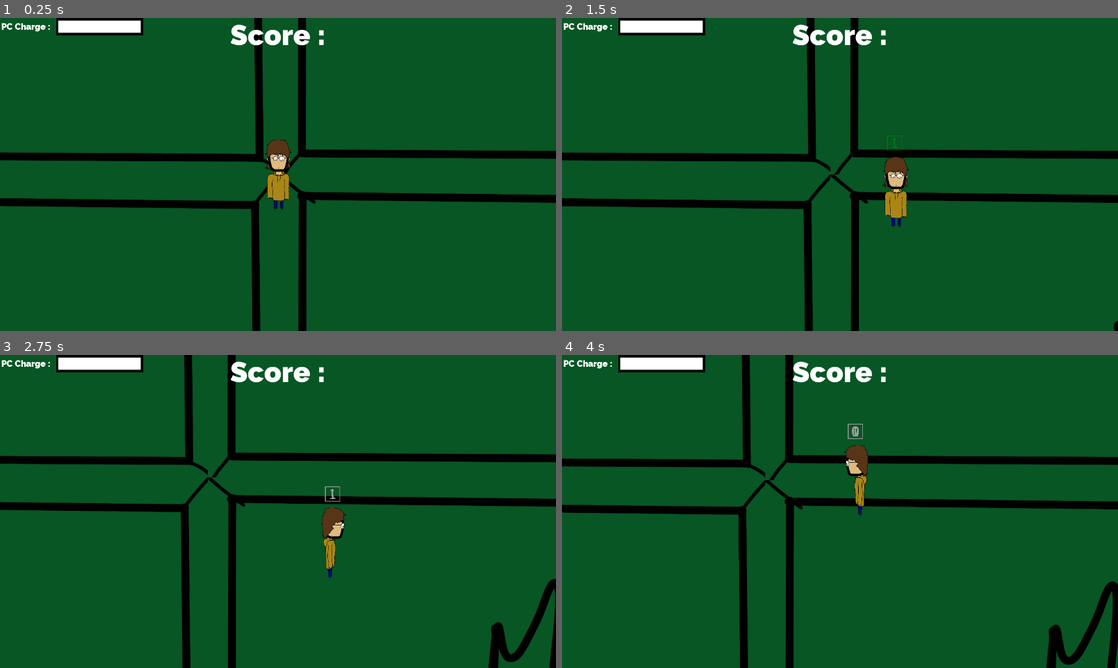
Above: before the commit, frames 1-4 (two rows, left to right).
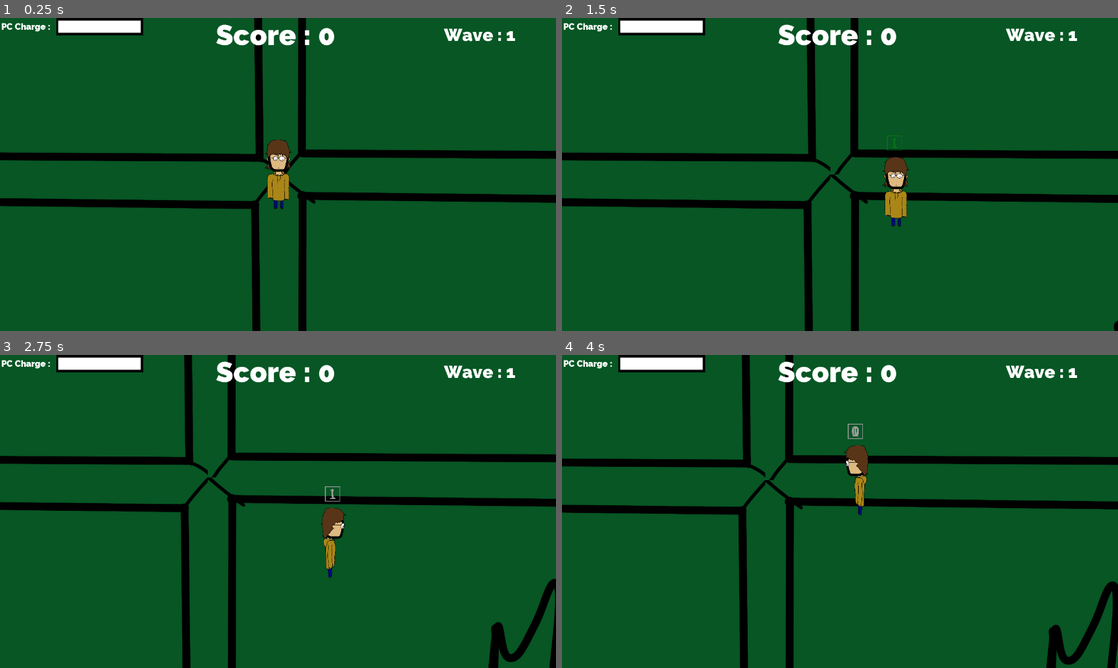
Above: after the commit, the same moments.

Repository: CeylenGames/5thAlakajam
Game: Godot game, scene res://World.tscn
Two runs of this game, one before a commit and one after it. Both use one fixed random seed, a clock stepped at 60 frames per second and the inputs below.
Inputs:
- Up to frame 1 (0.25 s): no input
- Up to frame 2 (1.5 s): tap Enter at 0.5 s; hold Right (ui_right) 0.53-1.28 s; tap Keypad 0 (combo_0) at 0.6 s; tap Space (ui_select) at 0.77 s; hold Down (ui_down) from 1.28 s (still down); tap Keypad 1 (combo_1) at 1.35 s
- Up to frame 3 (2.75 s): tap Space (ui_select) at 1.52 s; release Down (ui_down) at 2.03 s; hold Right (ui_right) from 2.03 s (still down); tap Keypad 0 (combo_0) at 2.1 s
- Up to frame 4 (4 s): release Right (ui_right) at 2.78 s; hold Up (ui_up) 2.78-3.53 s; tap Keypad 1 (combo_1) at 2.85 s; tap Space (ui_select) at 3.02, 3.77 s; hold Left (ui_left) from 3.53 s (still down); tap Keypad 0 (combo_0) at 3.6 s

The runs differ from the first frame. In frame 1, 1.0% of the frame differs, in the area x 38-93%, y 2-9%; in frame 2, 1.0%; in frame 3, 1.0%; in frame 4, 1.0%.

Commit message:
spawners + wave

Diff:
--- /dev/null
+++ b/Prefabs/Spawner.tscn
@@ -0,0 +1,27 @@
+[gd_scene load_steps=7 format=2]
+
+[ext_resource path="res://Scripts/Spawner.gd" type="Script" id=1]
+[ext_resource path="res://Prefabs/Enemy.tscn" type="PackedScene" id=2]
+[ext_resource path="res://images/enemies/spam1.png" type="Texture" id=3]
+[ext_resource path="res://images/enemies/spam2.png" type="Texture" id=4]
+[ext_resource path="res://images/enemies/spam3.png" type="Texture" id=5]
+[ext_resource path="res://images/enemies/spam4.png" type="Texture" id=6]
+
+[node name="Spawner" type="Node2D" index="0"]
+
+position = Vector2( 610, -310 )
+script = ExtResource( 1 )
+nav = NodePath("../Navigation2D")
+Enemy = ExtResource( 2 )
+Player = NodePath("../Player")
+EnemyContainer = NodePath("../Enemies")
+sprites = [ ExtResource( 3 ), ExtResource( 4 ), ExtResource( 5 ), ExtResource( 6 ) ]
+
+[node name="Timer" type="Timer" parent="." index="0"]
+
+process_mode = 1
+wait_time = 5.0
+one_shot = false
+autostart = false
+
+[connection signal="timeout" from="Timer" to="." method="spawn_enemy"]
--- a/Scripts/Main.gd
+++ b/Scripts/Main.gd
@@ -1,14 +1,28 @@
 extends Node
 
-var WaveNumber = 0
+var WaveNumber = 1
 var Score = 0
+
+export (NodePath) var ScoreLabel
+export (NodePath) var WaveLabel
 
 export (Array) var spawners
 
-func set_wave():
-	for timer in spawners:
-		get_node(timer).start()
+export (NodePath) var EnemyContainer
 
-func end_wave():
-	for timer in spawners:
-		get_node(timer).stop()
+func _ready():
+	update_ui()
+	reset()
+
+func update_ui():
+	get_node(ScoreLabel).set_text("Score : " + str(Score))
+	get_node(WaveLabel).set_text("Wave : " + str(WaveNumber))
+
+func _process(delta):
+	if get_node(EnemyContainer).get_child_count() == 0:
+		WaveNumber += 1
+		reset()
+
+func reset():
+	for spawner in spawners:
+		get_node(spawner).reset(WaveNumber)
--- a/Scripts/Spawner.gd
+++ b/Scripts/Spawner.gd
@@ -8,6 +8,8 @@
 export (Array) var sprites
 
 var counter = 0
+var max_counter = 1
+
 
 
 func spawn_enemy():
@@ -17,6 +19,11 @@
 	enemy.set_sprite(sprites[rand_range(0, sprites.size())])
 	enemy.set_nav(get_node(nav), get_node(Player))
 
-func reset():
+	counter += 1
+	if counter == max_counter:
+		$Timer.stop()
+
+func reset(waveNumber):
 	counter = 0
+	max_counter = waveNumber
 	$Timer.start()
--- a/World.tscn
+++ b/World.tscn
@@ -1,18 +1,13 @@
-[gd_scene load_steps=17 format=2]
+[gd_scene load_steps=14 format=2]
 
 [ext_resource path="res://Scripts/Main.gd" type="Script" id=1]
 [ext_resource path="res://Prefabs/Player.tscn" type="PackedScene" id=2]
 [ext_resource path="res://Prefabs/Combo.tscn" type="PackedScene" id=3]
 [ext_resource path="res://images/maptete.png" type="Texture" id=4]
-[ext_resource path="res://Scripts/Spawner.gd" type="Script" id=5]
-[ext_resource path="res://Prefabs/Enemy.tscn" type="PackedScene" id=6]
-[ext_resource path="res://images/enemies/spam1.png" type="Texture" id=7]
-[ext_resource path="res://images/enemies/spam2.png" type="Texture" id=8]
-[ext_resource path="res://images/enemies/spam3.png" type="Texture" id=9]
-[ext_resource path="res://images/enemies/spam4.png" type="Texture" id=10]
-[ext_resource path="res://font/Raleway-Black.ttf" type="DynamicFontData" id=11]
-[ext_resource path="res://images/ui/fond_bar.png" type="Texture" id=12]
-[ext_resource path="res://images/ui/bar.png" type="Texture" id=13]
+[ext_resource path="res://Prefabs/Spawner.tscn" type="PackedScene" id=5]
+[ext_resource path="res://font/Raleway-Black.ttf" type="DynamicFontData" id=6]
+[ext_resource path="res://images/ui/fond_bar.png" type="Texture" id=7]
+[ext_resource path="res://images/ui/bar.png" type="Texture" id=8]
 
 [sub_resource type="NavigationPolygon" id=1]
 
@@ -20,26 +15,42 @@
 polygons = [ PoolIntArray( 0, 1, 2, 3 ) ]
 outlines = [ PoolVector2Array( -1920, -1080, -1920, 2160, 3840, 2160, 3840, -1080 ) ]
 
-[sub_resource type="DynamicFont" id=3]
+[sub_resource type="DynamicFont" id=2]
 
 size = 20
 use_mipmaps = false
 use_filter = false
-font_data = ExtResource( 11 )
+font_data = ExtResource( 6 )
 _sections_unfolded = [ "Extra Spacing", "Font", "Settings" ]
 
-[sub_resource type="DynamicFont" id=2]
+[sub_resource type="DynamicFontData" id=4]
+
+hinting = 2
+font_path = "res://font/Raleway-Black.ttf"
+
+[sub_resource type="DynamicFont" id=3]
 
 size = 65
 use_mipmaps = false
 use_filter = false
-font_data = ExtResource( 11 )
+font_data = SubResource( 4 )
 _sections_unfolded = [ "Extra Spacing", "Font", "Settings" ]
 
-[node name="World" type="Node" index="0"]
+[sub_resource type="DynamicFont" id=5]
+
+size = 40
+use_mipmaps = false
+use_filter = false
+font_data = SubResource( 4 )
+_sections_unfolded = [ "Extra Spacing", "Font", "Settings" ]
+
+[node name="World" type="Node"]
 
 script = ExtResource( 1 )
-spawners = null
+ScoreLabel = NodePath("GUI/Score")
+WaveLabel = NodePath("GUI/Wave")
+spawners = [ NodePath("Spawner"), NodePath("Spawner2"), NodePath("Spawner3") ]
+EnemyContainer = NodePath("Enemies")
 
 [node name="Player" parent="." index="0" instance=ExtResource( 2 )]
 
@@ -194,56 +205,17 @@
 navpoly = SubResource( 1 )
 enabled = true
 
-[node name="Spawner" type="Node2D" parent="." index="3"]
-
-position = Vector2( 610, -310 )
-script = ExtResource( 5 )
-nav = NodePath("../Navigation2D")
-Enemy = ExtResource( 6 )
-Player = NodePath("../Player")
-EnemyContainer = NodePath("../Enemies")
-sprites = [ ExtResource( 7 ), ExtResource( 8 ), ExtResource( 9 ), ExtResource( 10 ) ]
-
-[node name="Timer" type="Timer" parent="Spawner" index="0"]
-
-process_mode = 1
-wait_time = 8.0
-one_shot = false
-autostart = false
-
-[node name="Spawner2" type="Node2D" parent="." index="4"]
-
-position = Vector2( 710, 750 )
-script = ExtResource( 5 )
-nav = NodePath("../Navigation2D")
-Enemy = ExtResource( 6 )
-Player = NodePath("../Player")
-EnemyContainer = NodePath("../Enemies")
-sprites = [ ExtResource( 7 ), ExtResource( 8 ), ExtResource( 9 ), ExtResource( 10 ) ]
-
-[node name="Timer" type="Timer" parent="Spawner2" index="0"]
-
-process_mode = 1
-wait_time = 8.0
-one_shot = false
-autostart = false
-
-[node name="Spawner3" type="Node2D" parent="." index="5"]
-
-position = Vector2( -760, -560 )
-script = ExtResource( 5 )
-nav = NodePath("../Navigation2D")
-Enemy = ExtResource( 6 )
-Player = NodePath("../Player")
-EnemyContainer = NodePath("../Enemies")
-sprites = [ ExtResource( 7 ), ExtResource( 8 ), ExtResource( 9 ), ExtResource( 10 ) ]
-
-[node name="Timer" type="Timer" parent="Spawner3" index="0"]
-
-process_mode = 1
-wait_time = 8.0
-one_shot = false
-autostart = false
+[node name="Spawner" parent="." index="3" instance=ExtResource( 5 )]
+
+position = Vector2( 630, 360 )
+
+[node name="Spawner2" parent="." index="4" instance=ExtResource( 5 )]
+
+position = Vector2( -660, -400 )
+
+[node name="Spawner3" parent="." index="5" instance=ExtResource( 5 )]
+
+position = Vector2( 250, -220 )
 
 [node name="Enemies" type="Node2D" parent="." index="6"]
 
@@ -315,8 +287,8 @@
 anchor_top = 0.0
 anchor_right = 0.5
 anchor_bottom = 0.0
-margin_left = -175.0
-margin_right = 175.0
+margin_left = -180.0
+margin_right = 170.0
 margin_bottom = 78.0
 rect_pivot_offset = Vector2( 0, 0 )
 rect_clip_content = false
@@ -324,7 +296,7 @@
 mouse_default_cursor_shape = 0
 size_flags_horizontal = 1
 size_flags_vertical = 4
-custom_fonts/font = SubResource( 2 )
+custom_fonts/font = SubResource( 3 )
 text = "Score :"
 align = 1
 valign = 1
@@ -333,8 +305,27 @@
 max_lines_visible = -1
 _sections_unfolded = [ "Rect", "custom_colors", "custom_fonts" ]
 
-[connection signal="timeout" from="Spawner/Timer" to="Spawner" method="spawn_enemy"]
-
-[connection signal="timeout" from="Spawner2/Timer" to="Spawner2" method="spawn_enemy"]
-
-[connection signal="timeout" from="Spawner3/Timer" to="Spawner3" method="spawn_enemy"]
+[node name="Wave" type="Label" parent="GUI" index="2"]
+
+anchor_left = 0.5
+anchor_top = 0.0
+anchor_right = 0.5
+anchor_bottom = 0.0
+margin_left = 290.0
+margin_top = 10.0
+margin_right = 640.0
+margin_bottom = 69.0
+rect_pivot_offset = Vector2( 0, 0 )
+rect_clip_content = false
+mouse_filter = 2
+mouse_default_cursor_shape = 0
+size_flags_horizontal = 1
+size_flags_vertical = 4
+custom_fonts/font = SubResource( 5 )
+text = "Wave :"
+align = 1
+valign = 1
+percent_visible = 1.0
+lines_skipped = 0
+max_lines_visible = -1
+_sections_unfolded = [ "Rect", "custom_colors", "custom_fonts" ]
--- a/project.godot
+++ b/project.godot
@@ -19,7 +19,6 @@
 window/size/width=1280
 window/size/height=720
 window/size/resizable=false
-window/size/always_on_top=true
 
 [input]
 
Not shown: 2 places in World.tscn that only renumber resources
